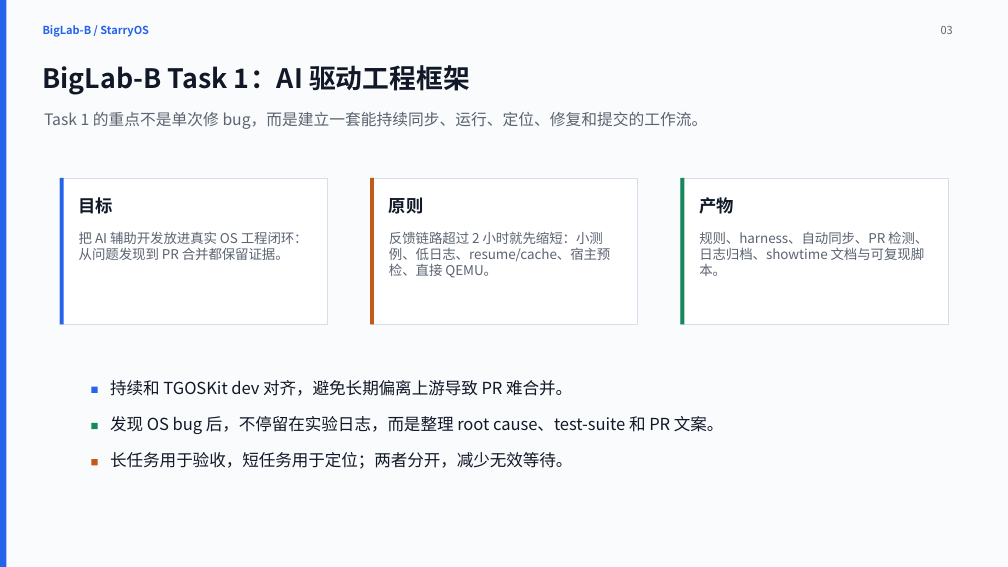
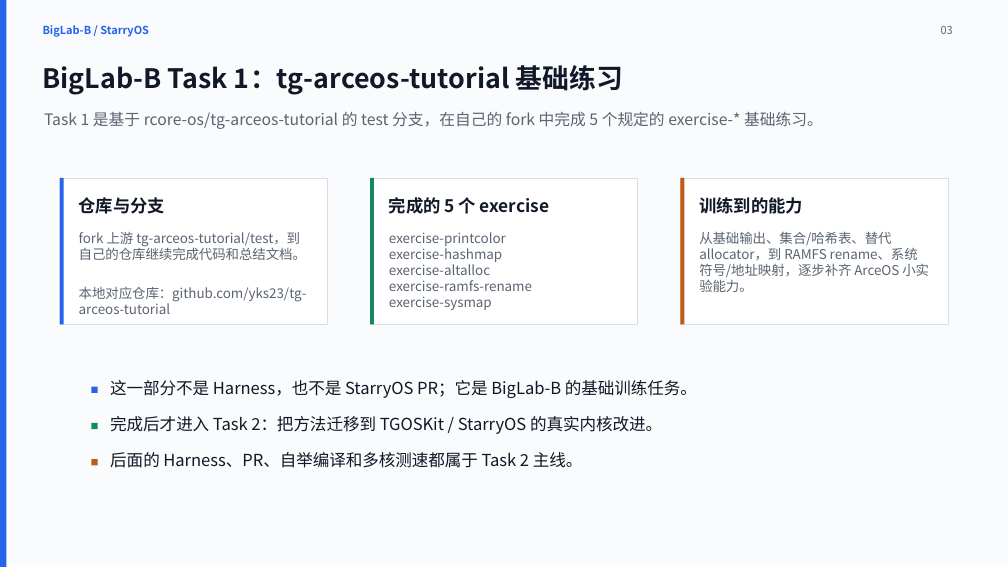
Before and after one commit to yks23/Auto-OS, a slide deck: slide 3 of showtime-2/final/biglab-b-final-yang-kaisen-minimal.pptx. Drawn at 1008x567 pixels with LibreOffice and Linux fonts; fonts in the diff are those of the drawing. Boxes give left, top, right and bottom in pixels: in the first picture for what was removed or moved away, otherwise in the second. Text is boxed around its words. In the diff, an @@ line names an element or a change of style, - is before the commit and + after.

Commit message:
docs: correct BigLab-B task classification

```diff
--- a/showtime-2/final/biglab-b-final-yang-kaisen-minimal.pptx
+++ b/showtime-2/final/biglab-b-final-yang-kaisen-minimal.pptx
@@ text at bbox=[43, 65, 623, 95]: text changed @@
-BigLab-B Task 1：AI 驱动工程框架
+BigLab-B Task 1：tg-arceos-tutorial 基础练习
@@ text at bbox=[44, 112, 823, 129]: text changed @@
-Task 1 的重点不是单次修 bug，而是建立一套能持续同步、运行、定位、修复和提交的工作流。
+Task 1 是基于 rcore-os/tg-arceos-tutorial 的 test 分支，在自己的 fork 中完成 5 个规定的 exercise-* 基础练习。
@@ rectangle at bbox=[371, 178, 374, 324]: fill #C45A18 to #148A5A @@
@@ rectangle at bbox=[681, 178, 684, 324]: fill #148A5A to #C45A18 @@
@@ text at bbox=[79, 197, 165, 214]: text changed @@
-目标
+仓库与分支
@@ text at bbox=[389, 197, 549, 214]: text changed @@
-原则
+完成的 5 个 exercise
@@ text at bbox=[699, 197, 803, 214]: text changed @@
-产物
+训练到的能力
@@ text at bbox=[79, 232, 307, 314]: text changed @@
-把 AI 辅助开发放进真实 OS 工程闭环：从问题发现到 PR 合并都保留证据。
+fork 上游 tg-arceos-tutorial/test，到自己的仓库继续完成代码和总结文档。
+本地对应仓库：github.com/yks23/tg-arceos-tutorial
@@ text at bbox=[389, 232, 532, 310]: text changed @@
-反馈链路超过 2 小时就先缩短：小测例、低日志、resume/cache、宿主预检、直接 QEMU。
+exercise-printcolor
+exercise-hashmap
+exercise-altalloc
+exercise-ramfs-rename
+exercise-sysmap
@@ text at bbox=[699, 231, 929, 292]: text changed @@
-规则、harness、自动同步、PR 检测、日志归档、showtime 文档与可复现脚本。
+从基础输出、集合/哈希表、替代 allocator，到 RAMFS rename、系统符号/地址映射，逐步补齐 ArceOS 小实验能力。
@@ text at bbox=[110, 380, 697, 398]: text changed @@
-持续和 TGOSKit dev 对齐，避免长期偏离上游导致 PR 难合并。
+这一部分不是 Harness，也不是 StarryOS PR；它是 BigLab-B 的基础训练任务。
@@ text at bbox=[110, 416, 662, 434]: text changed @@
-发现 OS bug 后，不停留在实验日志，而是整理 root cause、test-suite 和 PR 文案。
+完成后才进入 Task 2：把方法迁移到 TGOSKit / StarryOS 的真实内核改进。
@@ text at bbox=[110, 452, 583, 468]: text changed @@
-长任务用于验收，短任务用于定位；两者分开，减少无效等待。
+后面的 Harness、PR、自举编译和多核测速都属于 Task 2 主线。
```
Also in this commit, not shown: 2 other slides changed, 1 slide added, 1 slide removed, 10 other files.
